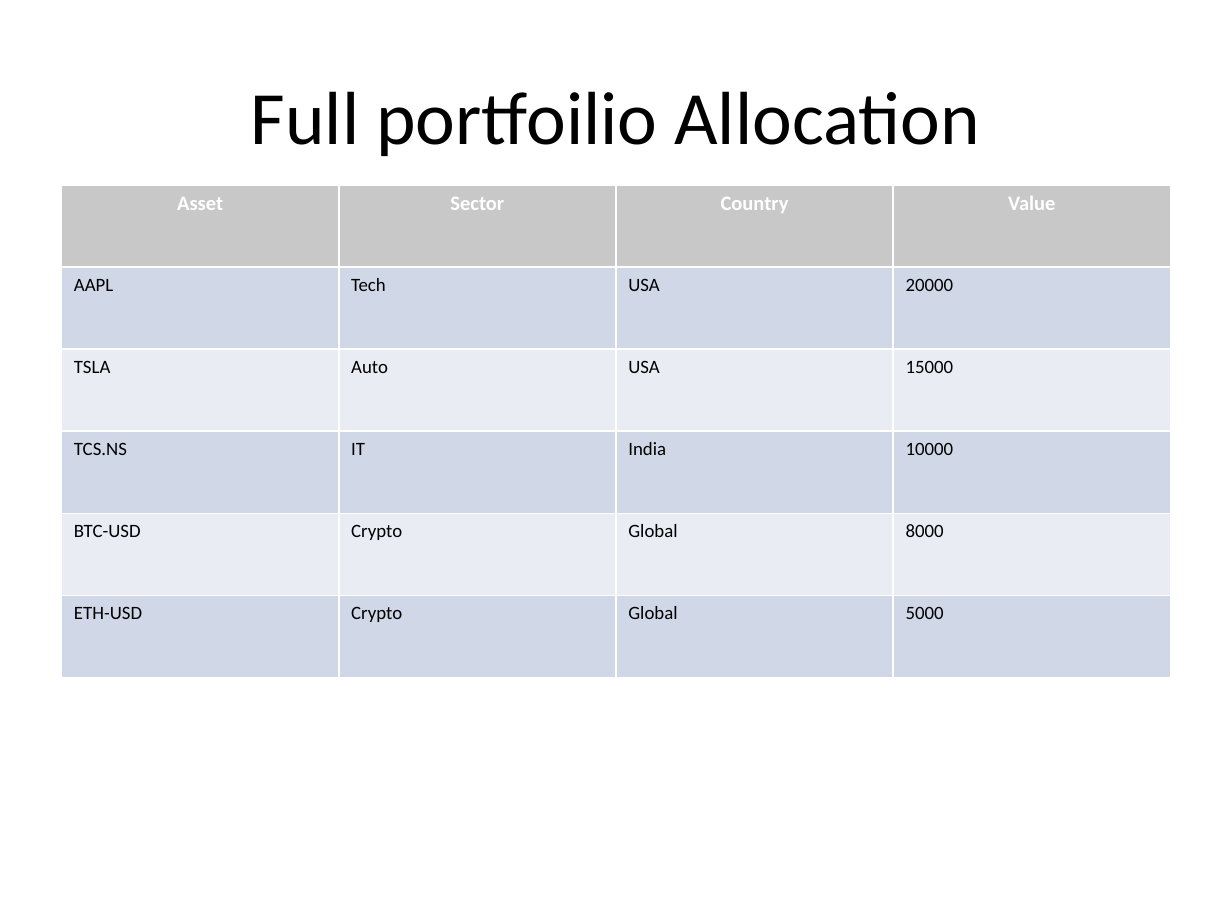
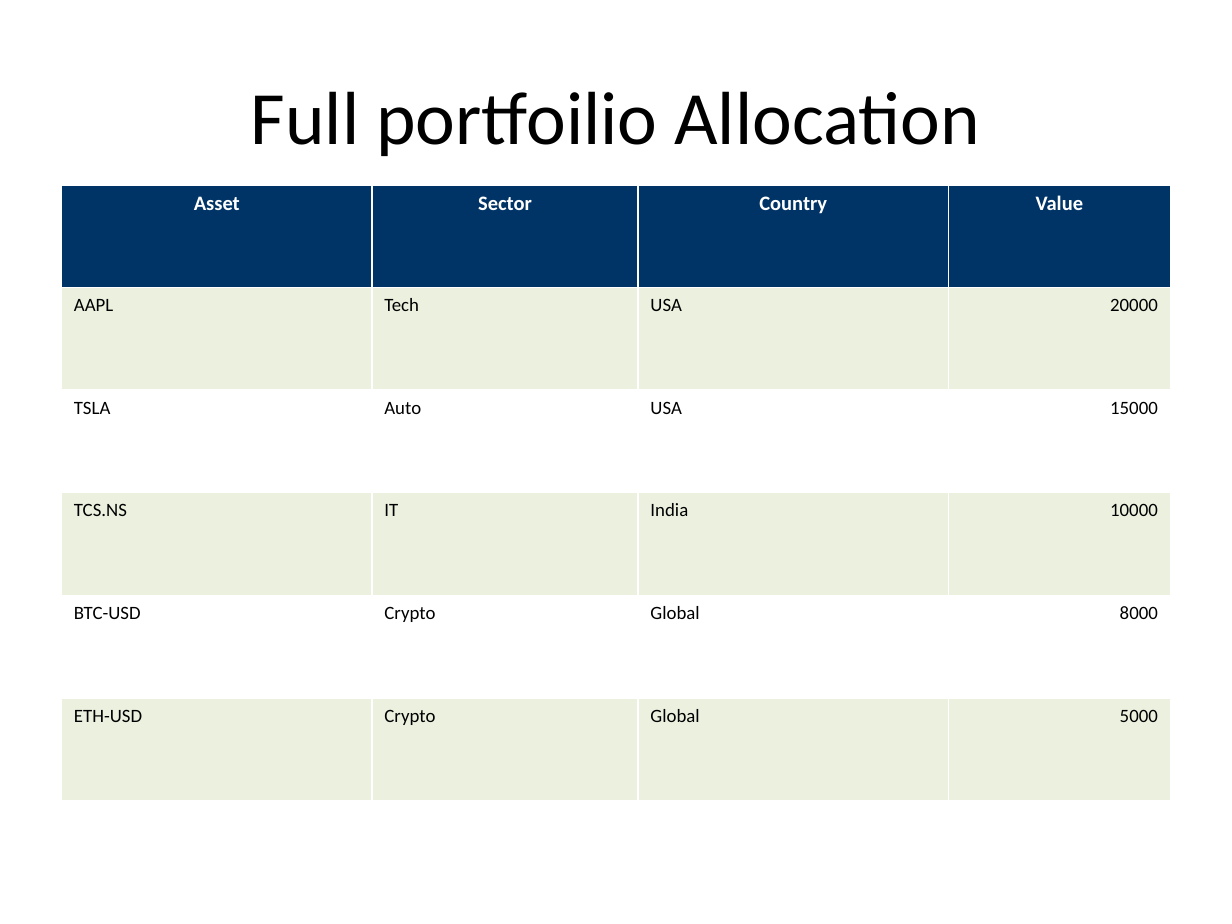
Before and after one commit to gaurav13407/FINEDECK-Excel-to-PPT-, a slide deck: slide 1 of examples/demo_PPT/output_demo.pptx. Drawn at 1232x924 pixels with LibreOffice and Linux fonts; fonts in the diff are those of the drawing. Boxes give left, top, right and bottom in pixels: in the first picture for what was removed or moved away, otherwise in the second. Text is boxed around its words. In the diff, an @@ line names an element or a change of style, - is before the commit and + after.

```diff
--- a/examples/demo_PPT/output_demo.pptx
+++ b/examples/demo_PPT/output_demo.pptx
@@ table at <box>62,185,1170,801</box> @@
@@ fill #C8C8C8 to #003366 in row 1 @@
@@ fill #D0D8E8 to #EBF1DE in 12 cells @@
@@ fill #E9EDF4 to #FFFFFF in 8 cells @@
@@ alignment left to right @@
```
Also in this commit, not shown: 1 other slide changed, 4 other files.
